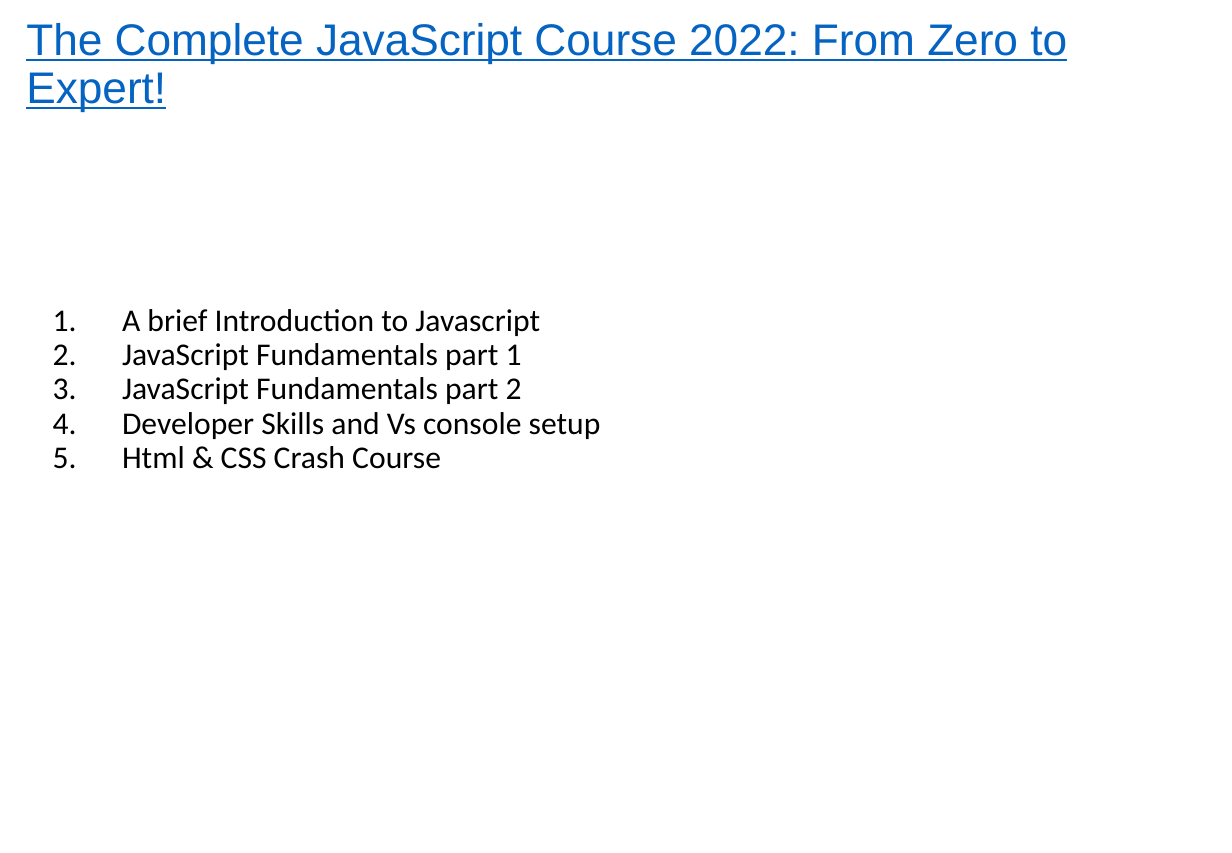
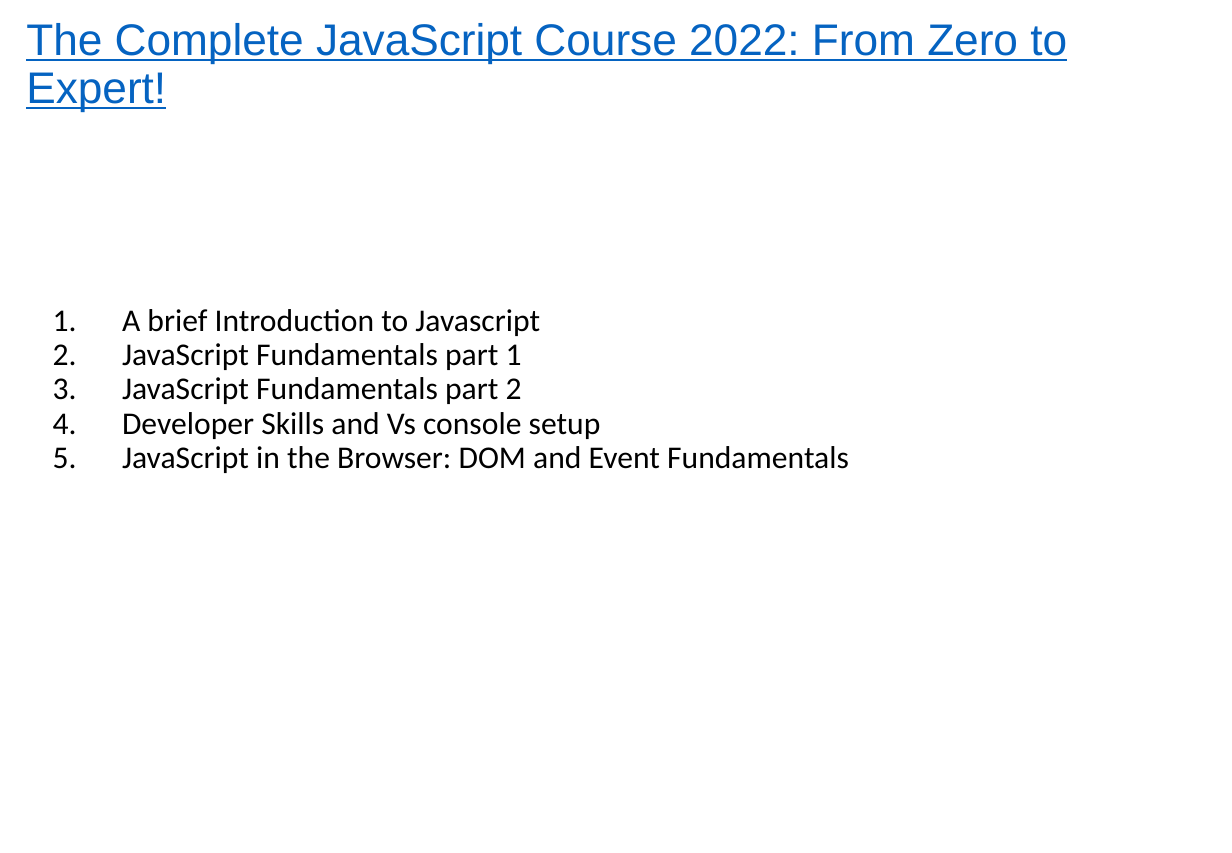
Before and after one commit to EL-EL-BCN/Complete-Javascript-Course, a slide deck: slide 1 of complete-javascript-course.pptx. Drawn at 1232x853 pixels with LibreOffice and Linux fonts; fonts in the diff are those of the drawing. Boxes give left, top, right and bottom in pixels: in the first picture for what was removed or moved away, otherwise in the second. Text is boxed around its words. In the diff, an @@ line names an element or a change of style, - is before the commit and + after.

```diff
--- a/complete-javascript-course.pptx
+++ b/complete-javascript-course.pptx
@@ text at bbox=[122, 446, 849, 473]: text changed @@
-5. Html & CSS Crash Course
+5. JavaScript in the Browser: DOM and Event Fundamentals
```
Also in this commit, not shown: 1 slide added, 1 slide removed.
